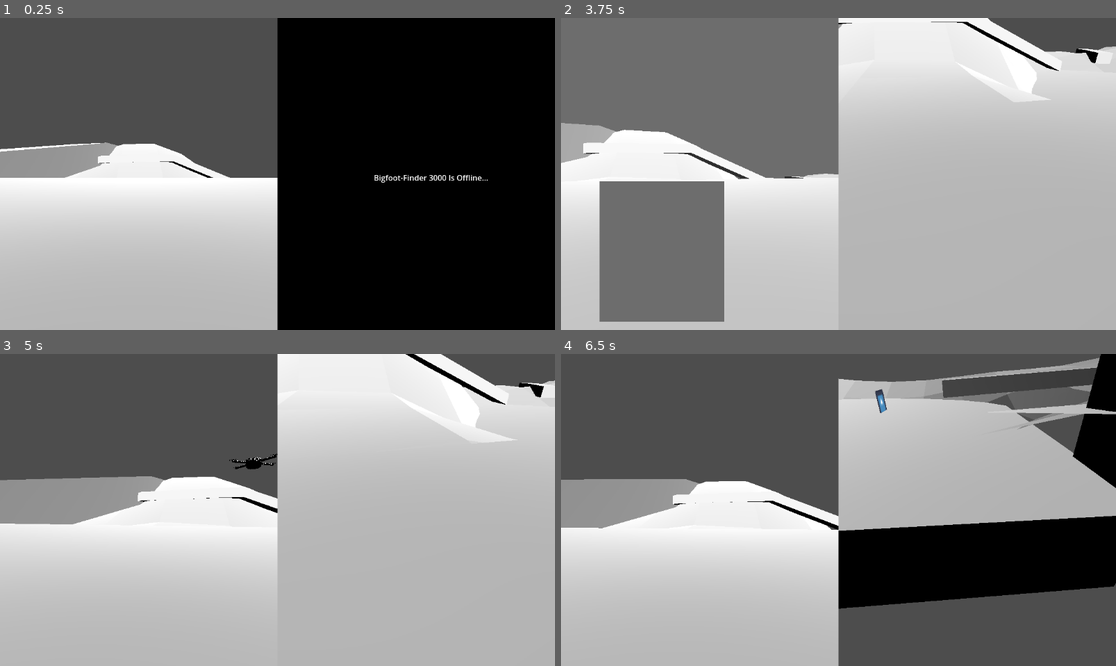
Above: before the commit, frames 1-4 (two rows, left to right).
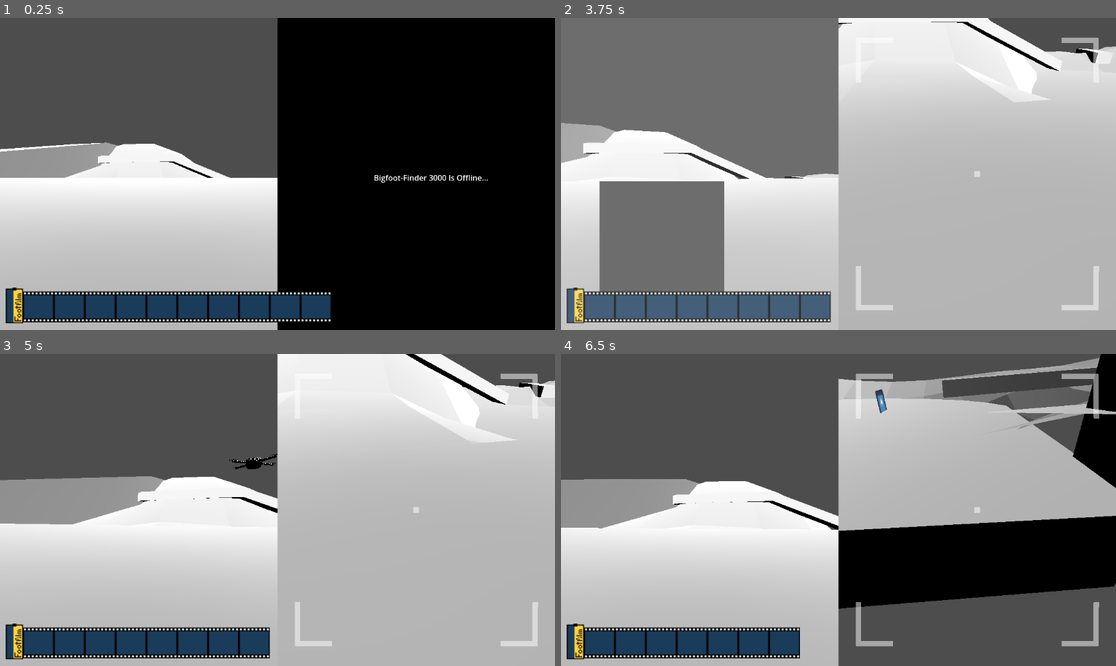
Above: after the commit, the same moments.

Repository: Just-a-Bee/bigfoot
Game: Godot game, scene res://UI Scenes/main.tscn
Two runs of this game, one before a commit and one after it. Both use one fixed random seed, a clock stepped at 60 frames per second and the inputs below. The engine's default icon, where the game draws it, is replaced by a stand-in: a white triangle on a blue panel in a dark square.
Inputs (mouse positions are in pixels of both pictures, inside the frame that each line leads up to):
- Up to frame 1 (0.25 s): no input
- Up to frame 2 (3.75 s): tap Enter at 0.5 s; move the mouse to (866, 174) at 0.52 s; hold Space (drone_picture) 0.53-1.28 s; hold W (drone_forward) from 0.53 s (still down); click (866, 174) at 0.8 s; move the mouse to (810, 174) at 1.27 s; click (810, 174) at 1.35 s; tap Space (drone_picture) at 1.55, 3.05 s; move the mouse to (849, 167) at 2.02 s; hold Space (drone_picture) 2.03-2.78 s; click (849, 167) at 2.3 s; move the mouse to (832, 180) at 2.77 s; click (832, 180) at 2.85 s; move the mouse to (877, 177) at 3.52 s; hold Right mouse button (toggle_drone) from 3.53 s (still down)
- Up to frame 3 (5 s): keep holding W (drone_forward); click (316, 513) at 3.8 s; move the mouse to (233, 506) at 4.27 s; release Right mouse button (toggle_drone) at 4.28 s; tap Space (drone_picture) at 4.35 s
- Up to frame 4 (6.5 s): move the mouse to (844, 510) at 5.02 s; press the mouse at (844, 510) at 5.03 s; move the mouse to (816, 503) at 5.77 s; release W (drone_forward) at 5.78 s; release the mouse at (816, 503) at 5.78 s; hold D (drone_right) from 5.78 s (still down); tap Space (drone_picture) at 5.85 s

The runs differ from the first frame. In frame 1, 5.7% of the frame differs, in the area x 1-60%, y 86-98%; in frame 2, 5.3%; in frame 3, 5.3%; in frame 4, 5.1%.

Commit message:
added remaining film and drone viewfinder ui

Diff:
--- a/UI Scenes/main.gd
+++ b/UI Scenes/main.gd
@@ -12,6 +12,9 @@
 var is_drone_active = true
 
 @onready var cryptids = [$Terrain/Nessie]
+
+@onready var film_rect = $Film
+var film_remaining = 10
 
 func _ready():
 	toggle_drone()
@@ -47,6 +50,8 @@
 			anim.play("player_picture")
 
 func take_picture(viewport, taker):
+	if film_remaining == 0:
+		return
 	var texture = viewport.get_texture().get_image()
 	texture = ImageTexture.create_from_image(texture)
 	cam_picture.texture = texture
@@ -54,6 +59,11 @@
 	var picture = {"texture" : texture, "score" : 0, "strings" : [], "target" : null}
 	# picture has "texture", "score", "strings"
 	score_picture(picture, taker)
+
+	film_remaining -= 1
+	film_rect.size.x = film_remaining * 32
+	if (film_remaining == 0):
+		film_rect.hide()
 
 	picture_cooldown.start()
 
--- a/UI Scenes/main.tscn
+++ b/UI Scenes/main.tscn
@@ -1,11 +1,14 @@
-[gd_scene load_steps=13 format=3 uid="uid://c1gv7l3uecjlx"]
+[gd_scene load_steps=16 format=3 uid="uid://c1gv7l3uecjlx"]
 
 [ext_resource type="Texture2D" uid="uid://cm162jcpuu572" path="res://icon.svg" id="1_4x1cm"]
 [ext_resource type="Script" path="res://UI Scenes/main.gd" id="1_s1t7p"]
 [ext_resource type="PackedScene" uid="uid://blec0c2uc3qc6" path="res://Actors/drone.tscn" id="2_a8v2p"]
 [ext_resource type="PackedScene" uid="uid://cel6a6pi3ulqk" path="res://Actors/player.tscn" id="2_b2ier"]
+[ext_resource type="Texture2D" uid="uid://b87ho3i0lmpon" path="res://assets/droneView.png" id="4_7k487"]
 [ext_resource type="PackedScene" uid="uid://kwp0ri53mvdy" path="res://3d/3d_world.tscn" id="5_yoool"]
 [ext_resource type="PackedScene" uid="uid://cqgrfks7ph026" path="res://Actors/nessie.tscn" id="6_kq0eh"]
+[ext_resource type="Texture2D" uid="uid://dmkggbhm5l2or" path="res://assets/film.png" id="7_f0e2s"]
+[ext_resource type="Texture2D" uid="uid://bftcgs5617krs" path="res://assets/roll.png" id="8_r1yi5"]
 
 [sub_resource type="Gradient" id="Gradient_jlgqq"]
 colors = PackedColorArray(1, 1, 1, 1, 1, 1, 1, 1)
@@ -140,6 +143,13 @@
 [node name="Drone" parent="DroneViewport/SubViewport" instance=ExtResource("2_a8v2p")]
 transform = Transform3D(0.659333, 0, 0.751851, 0, 1, 0, -0.751851, 0, 0.659333, 1.81583, 0, 1.43504)
 
+[node name="TextureRect" type="TextureRect" parent="."]
+layout_mode = 0
+offset_left = 576.0
+offset_right = 1152.0
+offset_bottom = 648.0
+texture = ExtResource("4_7k487")
+
 [node name="Picture" type="TextureRect" parent="."]
 custom_minimum_size = Vector2(576, 648)
 layout_mode = 0
@@ -190,3 +200,20 @@
 offset_right = 438.0
 offset_bottom = 343.0
 text = "Bigfoot-Finder 3000 Is Offline..."
+
+[node name="Film" type="TextureRect" parent="."]
+layout_mode = 0
+offset_left = 48.0
+offset_top = 568.0
+offset_right = 368.0
+offset_bottom = 600.0
+scale = Vector2(2, 2)
+texture = ExtResource("7_f0e2s")
+stretch_mode = 1
+
+[node name="Roll" type="TextureRect" parent="Film"]
+layout_mode = 0
+offset_left = -18.0
+offset_top = -4.0
+offset_bottom = 33.0
+texture = ExtResource("8_r1yi5")
--- /dev/null
+++ b/UI Scenes/title.gd
@@ -0,0 +1,4 @@
+extends Control
+
+func _on_play_button_button_up():
+	get_tree().change_scene_to_file("res://UI Scenes/main.tscn")
--- /dev/null
+++ b/UI Scenes/title.tscn
@@ -0,0 +1,39 @@
+[gd_scene load_steps=3 format=3 uid="uid://bxyvpfbb1wg5o"]
+
+[ext_resource type="Script" path="res://UI Scenes/title.gd" id="1_mpu04"]
+[ext_resource type="Texture2D" uid="uid://cm162jcpuu572" path="res://icon.svg" id="2_wfquw"]
+
+[node name="Title" type="Control"]
+layout_mode = 3
+anchors_preset = 15
+anchor_right = 1.0
+anchor_bottom = 1.0
+grow_horizontal = 2
+grow_vertical = 2
+script = ExtResource("1_mpu04")
+
+[node name="CenterContainer" type="CenterContainer" parent="."]
+layout_mode = 0
+offset_right = 1152.0
+offset_bottom = 656.0
+
+[node name="VBoxContainer" type="VBoxContainer" parent="CenterContainer"]
+layout_mode = 2
+
+[node name="TextureRect" type="TextureRect" parent="CenterContainer/VBoxContainer"]
+layout_mode = 2
+texture = ExtResource("2_wfquw")
+
+[node name="PlayButton" type="Button" parent="CenterContainer/VBoxContainer"]
+layout_mode = 2
+text = "Play"
+
+[node name="Button2" type="Button" parent="CenterContainer/VBoxContainer"]
+layout_mode = 2
+text = "Settings"
+
+[node name="Button3" type="Button" parent="CenterContainer/VBoxContainer"]
+layout_mode = 2
+text = "Quit"
+
+[connection signal="button_up" from="CenterContainer/VBoxContainer/PlayButton" to="." method="_on_play_button_button_up"]
Binary file added: assets/droneView.png
Not shown, added: assets/droneView.png.import
Binary file added: assets/film.png
Not shown, added: assets/film.png.import
Binary file added: assets/roll.png
Not shown, added: assets/roll.png.import
